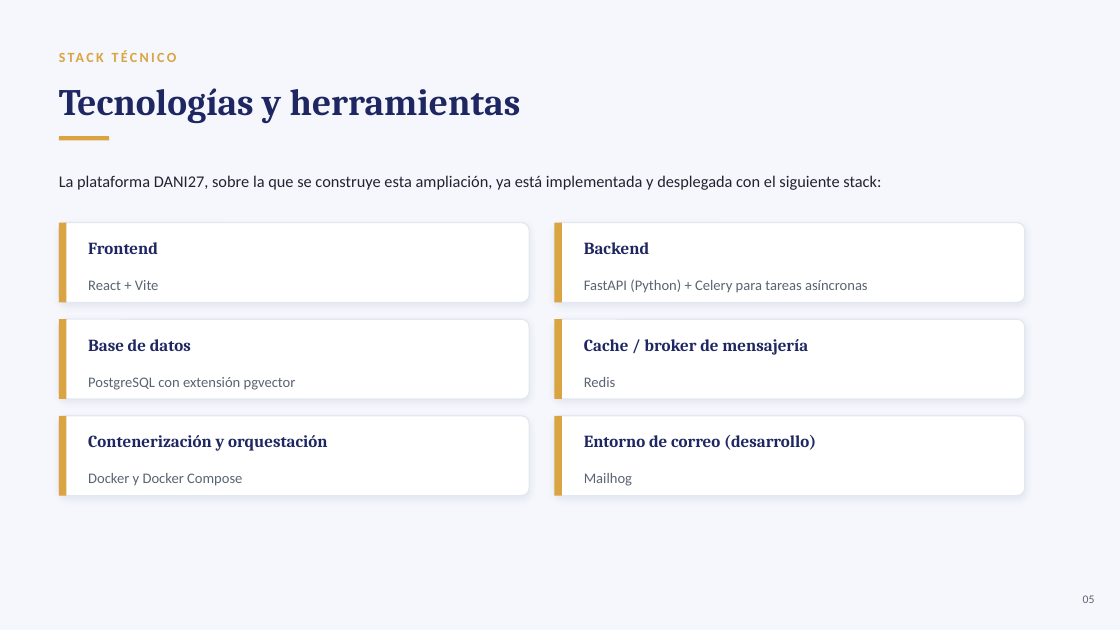
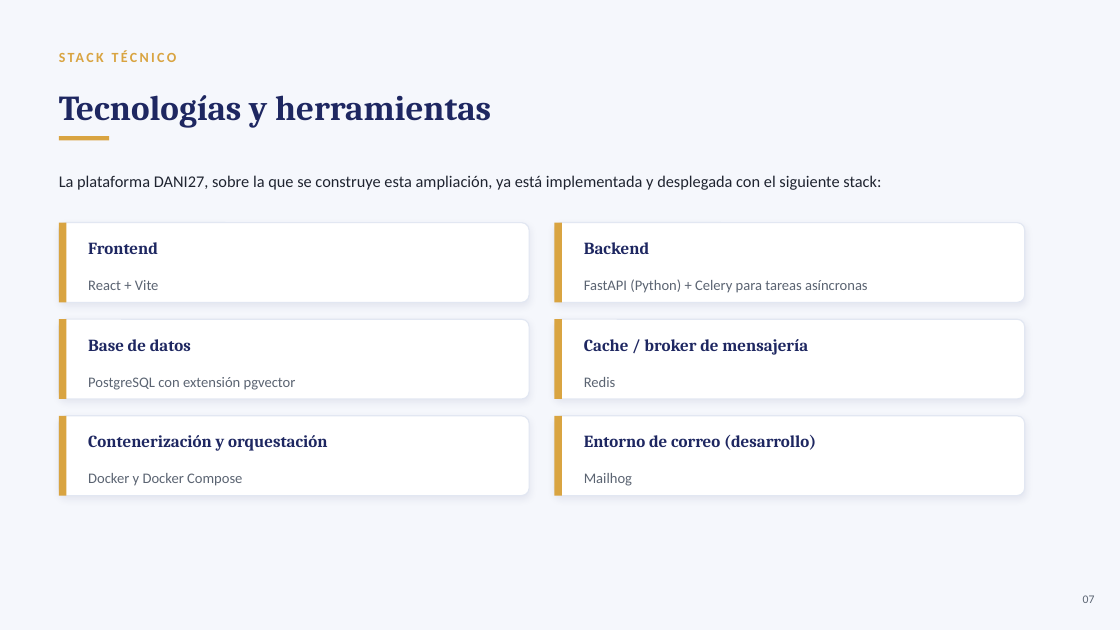
Before and after one commit to vicesuazo/Proyecto-Dani-ISO-42001, a slide deck: slide 8 of Fase 1/Evidencias Grupales/Dani_ISO_42001_Presentacion.pptx (slide 5 before the commit). Drawn at 1120x630 pixels with LibreOffice and Linux fonts; fonts in the diff are those of the drawing. Boxes give left, top, right and bottom in pixels: in the first picture for what was removed or moved away, otherwise in the second. Text is boxed around its words. In the diff, an @@ line names an element or a change of style, - is before the commit and + after.

```diff
--- a/Fase 1/Evidencias Grupales/Dani_ISO_42001_Presentacion.pptx
+++ b/Fase 1/Evidencias Grupales/Dani_ISO_42001_Presentacion.pptx
@@ text "Tecnologías y herramientas" at box(59, 95, 491, 128): size 32 to 30 pt @@
@@ text at box(1083, 595, 1095, 603): text changed @@
-05
+07
```
Also in this commit, not shown: 11 other slides changed, 4 slides added, 1 slide removed, 1 other file.
